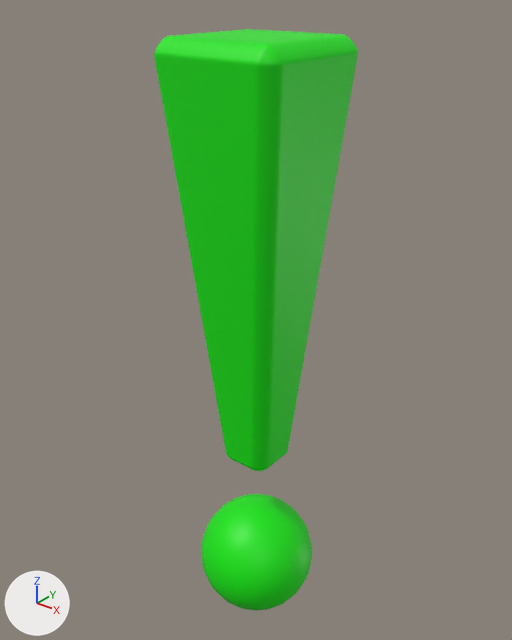
A saved change to the glTF model assets/exclamationmark/model.gltf.
The view is the same before and after, from a 50 mm lens placed at (0.0344, -0.0431, 0.053), pointed at (-0.0012, 0.0013, 0.0254). The lights are fixed; the arrows at lower left show +X, +Y and +Z. Where no turn or scale is listed for an object, it has been applied to the vertices.
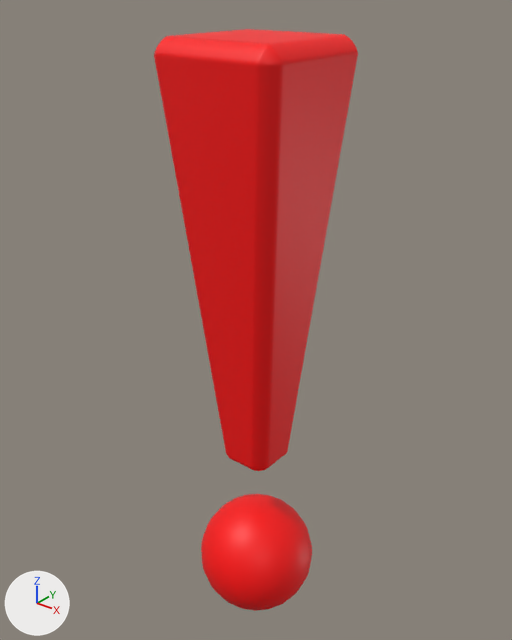
What differs and where, as boxes (x1, y1, x2, y2) in the pictures (512 x 640 px):
'Mesh_0', recoloured (green to red)
    both: (154, 29, 358, 471)
'Mesh_1', recoloured (green to red)
    both: (201, 494, 312, 611)

Patch to the scene script:
```diff
--- a/assets/exclamationmark/model.gltf.py
+++ b/assets/exclamationmark/model.gltf.py
@@ mat_green @@
 mat_green = principled_material('Green')
-mat_green.base_color = (0.00168, 0.8, 0.0)  # green #06e700
+mat_green.base_color = (1.0, 0.0, 0.0)  # red #ff0000
```
